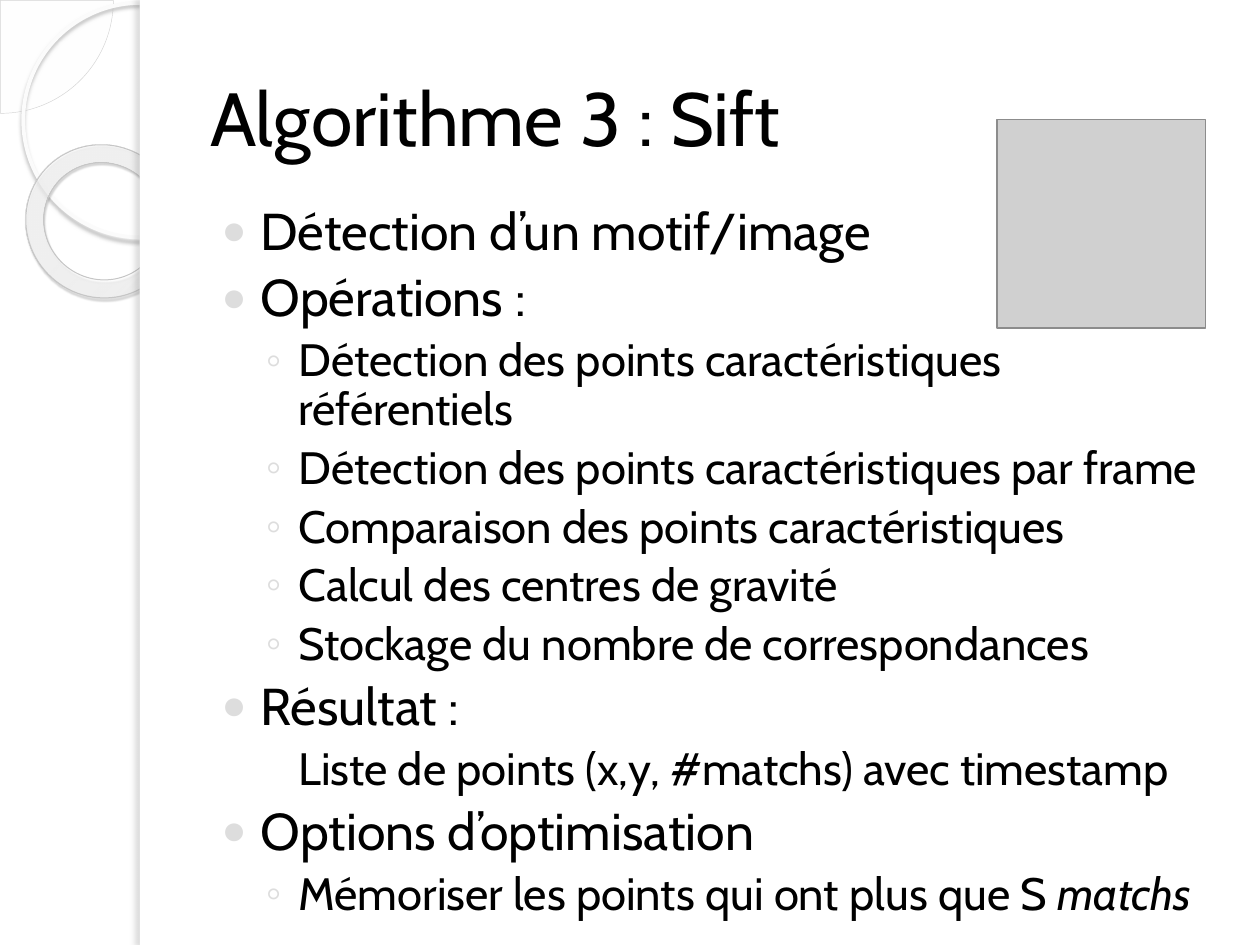
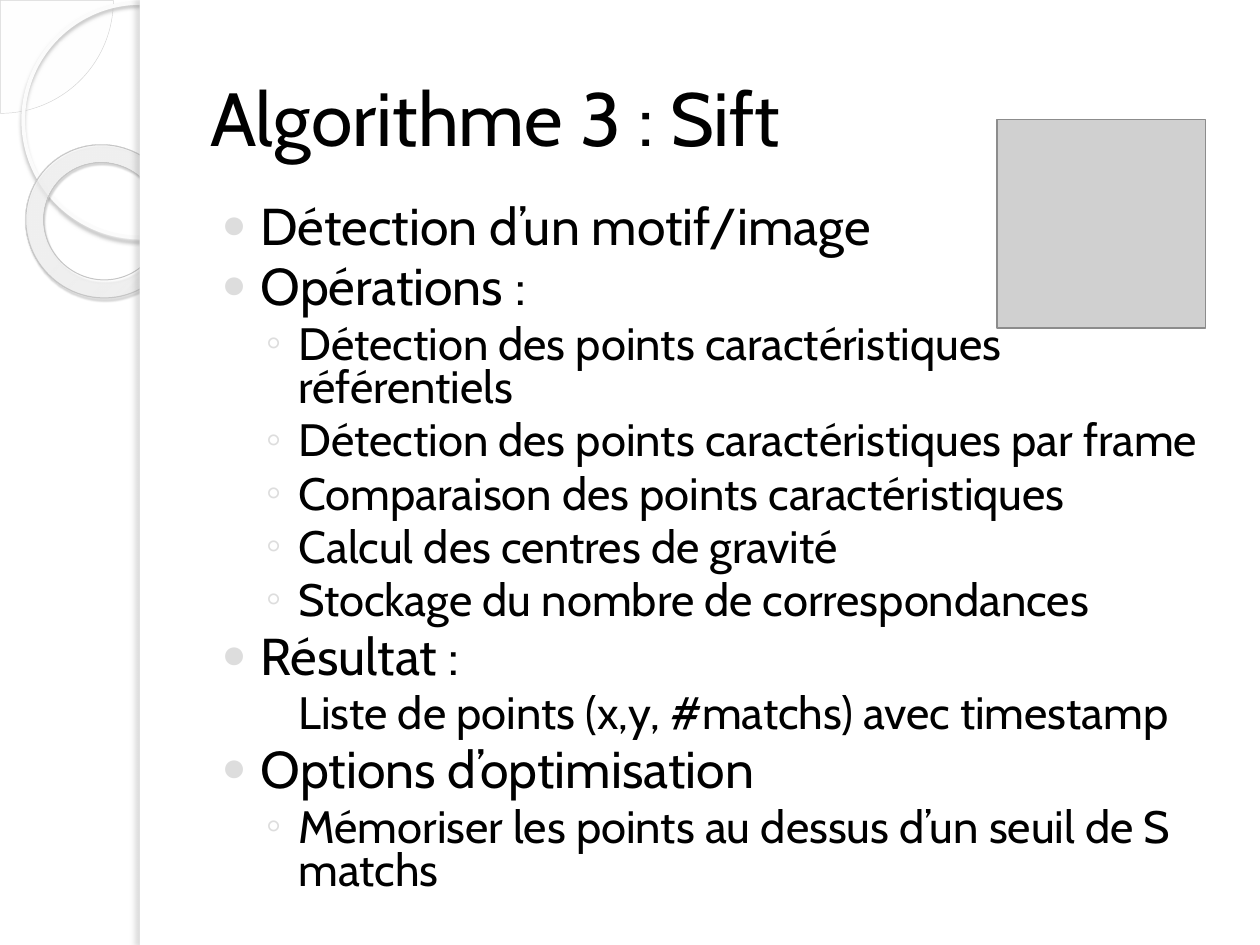
Before and after one commit to ChristopheBolinhas/Balancier, a slide deck: slide 9 of Présentation.pptx. Drawn at 1260x945 pixels with LibreOffice and Linux fonts; fonts in the diff are those of the drawing; grey boxes stand for pictures; background and template pictures are left out. Boxes give left, top, right and bottom in pixels: in the first picture for what was removed or moved away, otherwise in the second. Text is boxed around its words. In the diff, an @@ line names an element or a change of style, - is before the commit and + after.

```diff
--- a/Présentation.pptx
+++ b/Présentation.pptx
@@ text at [261, 206, 1197, 800]: line spacing 0.9 to 0.8 @@
@@ text at [298, 809, 1170, 887]: text changed @@
-  ◦ Mémoriser les points qui ont plus que S matchs
+  ◦ Mémoriser les points au dessus d’un seuil de S matchs
```
Also in this commit, not shown: 5 other slides changed.
